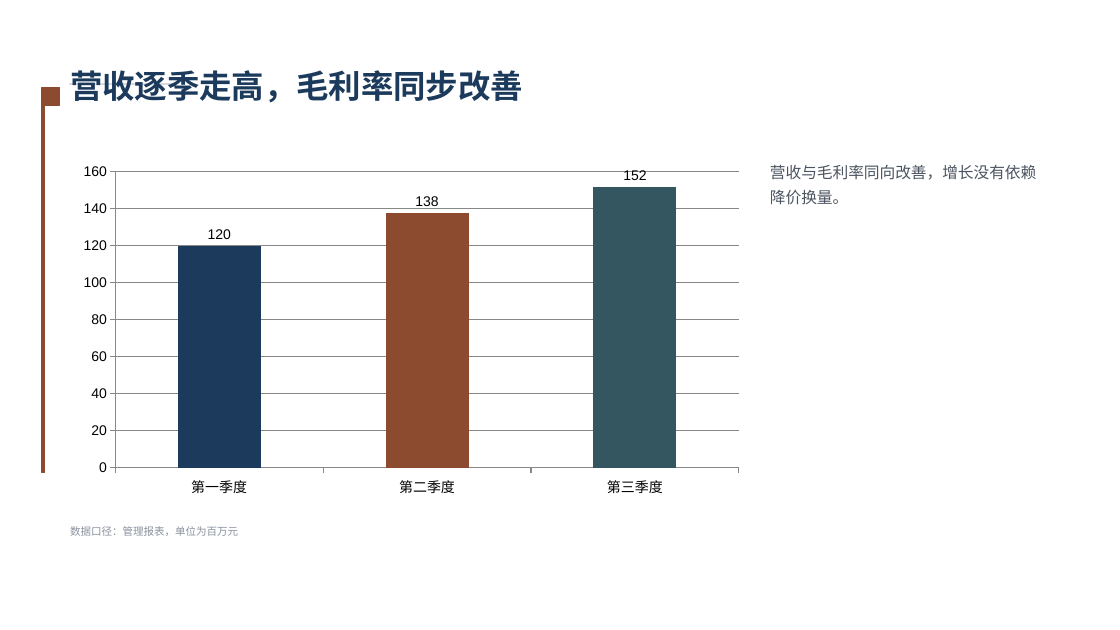
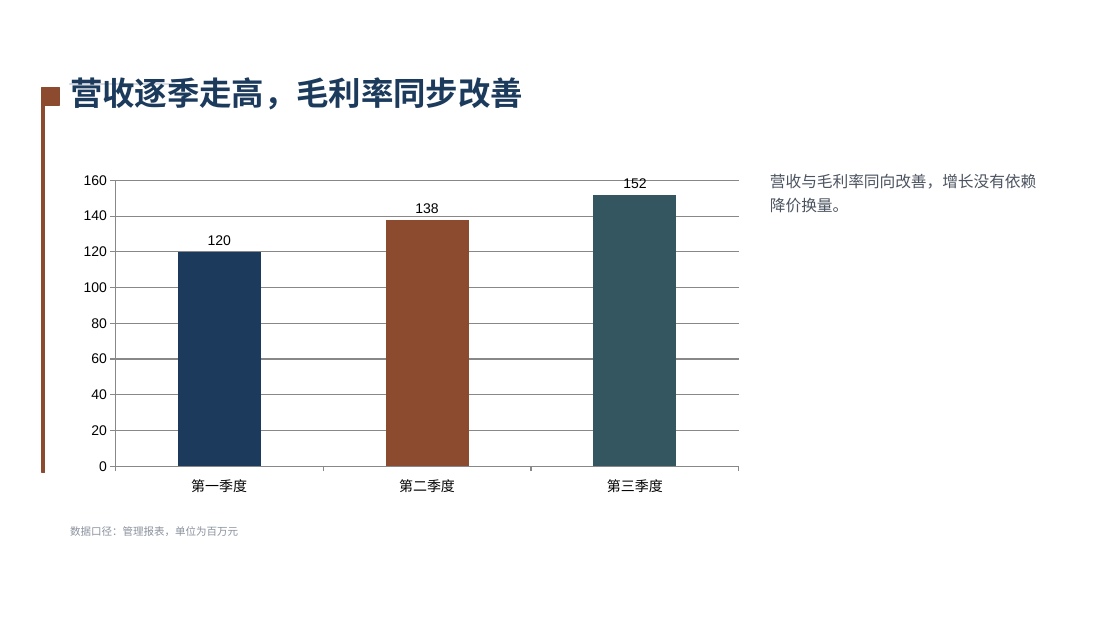
Before and after one commit to xzhengyu007-lang/ai-ppt, a slide deck: slide 8 of docs/examples/02-学术答辩.pptx. Drawn at 1120x630 pixels with LibreOffice and Linux fonts; fonts in the diff are those of the drawing. Boxes give left, top, right and bottom in pixels: in the first picture for what was removed or moved away, otherwise in the second. Text is boxed around its words. In the diff, an @@ line names an element or a change of style, - is before the commit and + after.

```diff
--- a/docs/examples/02-学术答辩.pptx
+++ b/docs/examples/02-学术答辩.pptx
@@ text "营收逐季走高，毛利率同步改善": place and size @@
-text "营收逐季走高，毛利率同步改善" at (70, 70, 523, 103)
+text "营收逐季走高，毛利率同步改善" at (70, 77, 523, 110)
@@ column chart: place and size @@
-column chart at (70, 158, 752, 504)
+column chart at (70, 166, 752, 502)
@@ text "营收与毛利率同向改善，增长没有依赖": place and size @@
-text "营收与毛利率同向改善，增长没有依赖" at (770, 165, 1036, 180)
+text "营收与毛利率同向改善，增长没有依赖" at (770, 174, 1036, 189)
```
Also in this commit, not shown: 9 other slides changed, 5 other files.
